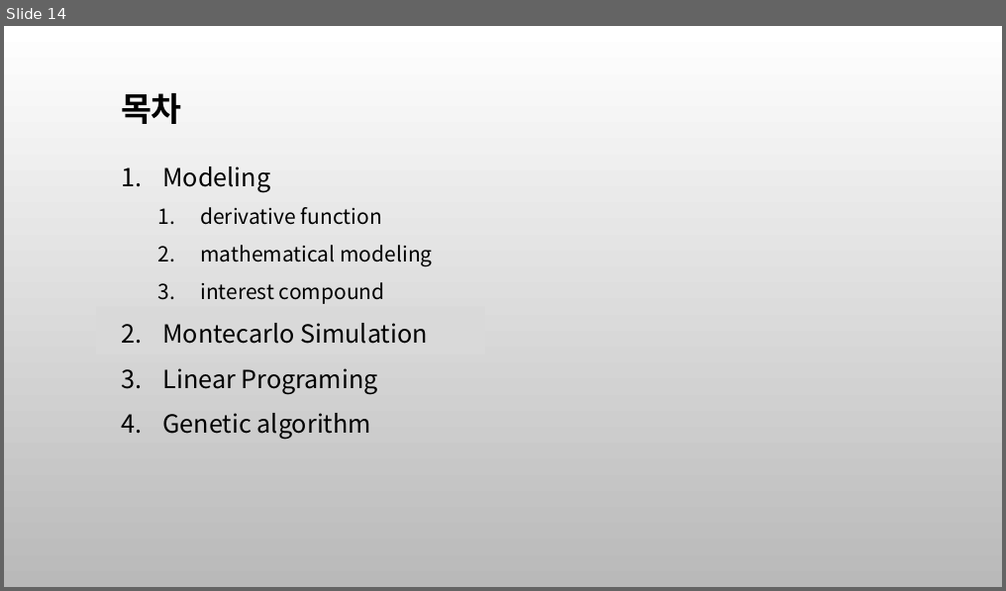
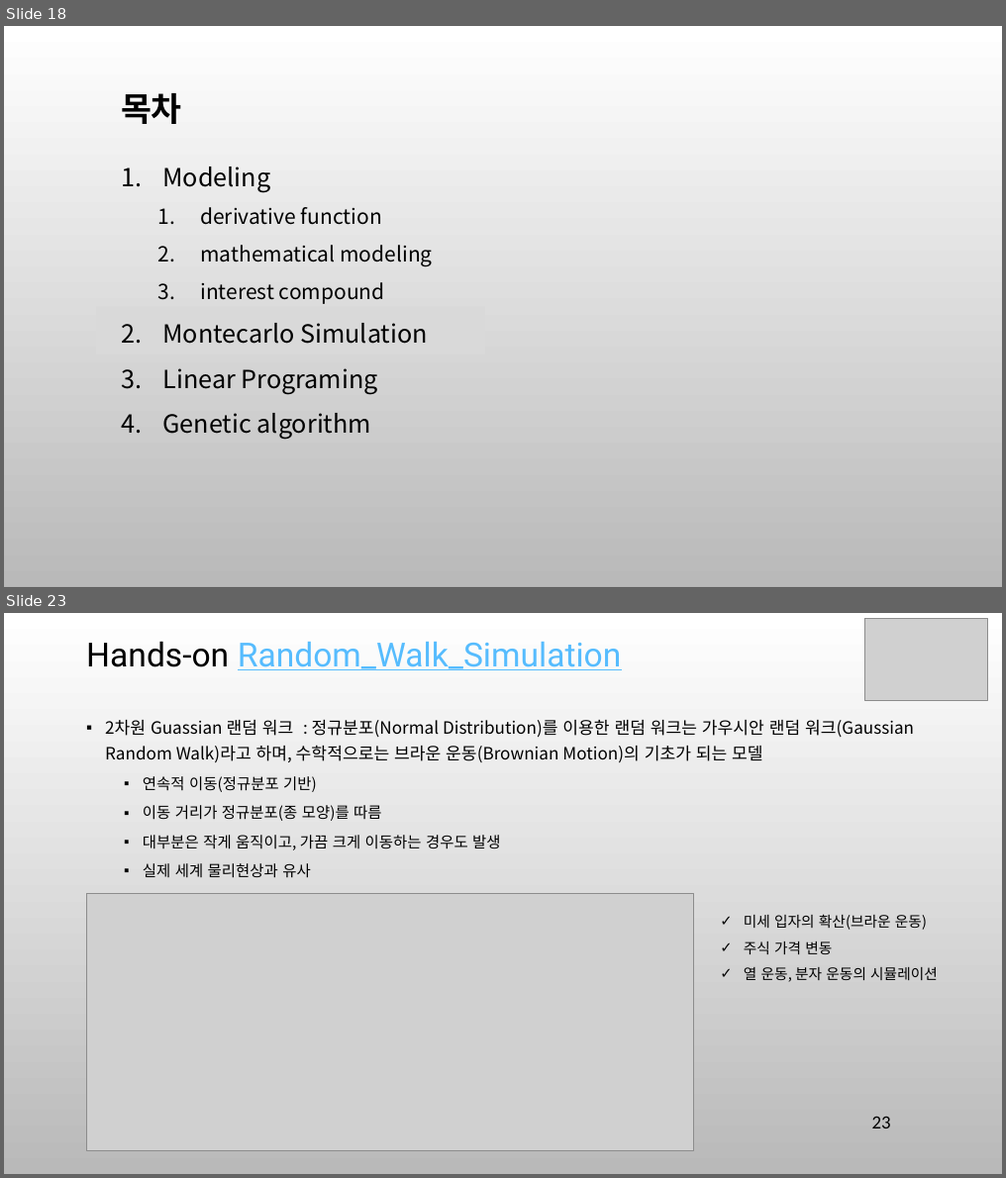
Before and after one commit to ancestor9/mathematics-for-machine-learning, a slide deck: 8_Modeling & Simulation.pptx. Shown one above the other, each under a label of ours: slide 14 before the commit, slides 18 and 23 after it; the slides between them are not shown. The pictures are 1006x591 and 1006x1178 pixels, drawn with LibreOffice and Linux fonts; fonts in the diff are those of the drawing; grey boxes stand for pictures; background and template pictures are left out. Boxes give left, top, right and bottom in pixels: in the first picture for what was removed or moved away, otherwise in the second. Text is boxed around its words. In the diff, an @@ line names an element or a change of style, - is before the commit and + after.

```diff
--- a/8_Modeling & Simulation.pptx
+++ b/8_Modeling & Simulation.pptx
@@ slide 23 added at [4,613,1002,1174], background picture (left out) @@
@@ title added at [86,641,622,670], 32 pt, text #56BCFE, underline @@
+Hands-on Random_Walk_Simulation
@@ picture added at [865,618,988,700] @@
@@ text added at [105,720,914,878], 16.3 pt, text #000000 @@
+▪ 2차원 Guassian 랜덤 워크 : 정규분포(Normal Distribution)를 이용한 랜덤 워크는 가우시안 랜덤 워크(Gaussian Random Walk)라고 하며, 수학적으로는 브라운 운동(Brownian Motion)의 기초가 되는 모델
+  ▪ 연속적 이동(정규분포 기반)
+  ▪ 이동 거리가 정규분포(종 모양)를 따름
+  ▪ 대부분은 작게 움직이고, 가끔 크게 이동하는 경우도 발생
+  ▪ 실제 세계 물리현상과 유사
@@ picture added at [87,894,693,1152] @@
@@ text added at [744,914,938,982], 14 pt, text #000000 @@
+✓ 미세 입자의 확산(브라운 운동)
+✓ 주식 가격 변동
+✓ 열 운동, 분자 운동의 시뮬레이션
@@ page number added at [872,1116,891,1129], 18 pt, text #000000 @@
+23
@@ what was slide 14 is now slide 18 @@
```
Also in this commit, not shown: 12 slides changed, 7 other slides added, 2 slides removed.
